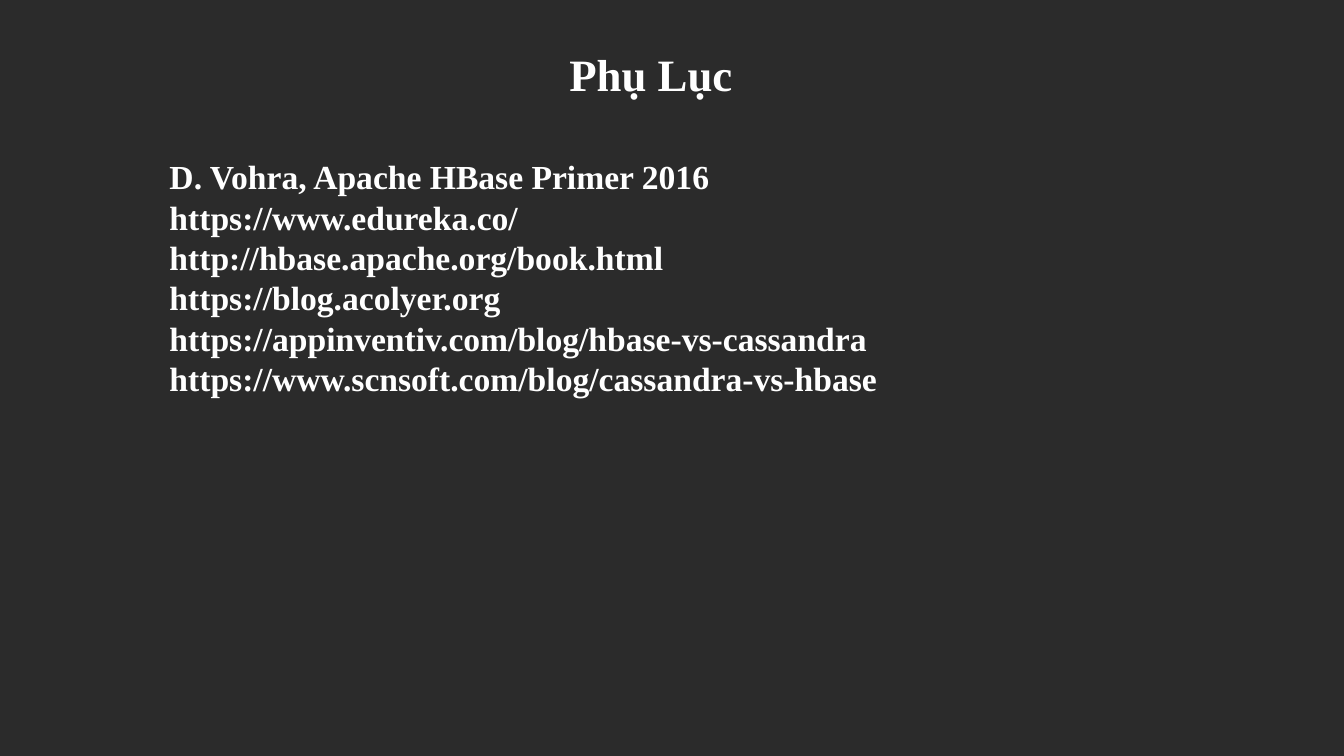
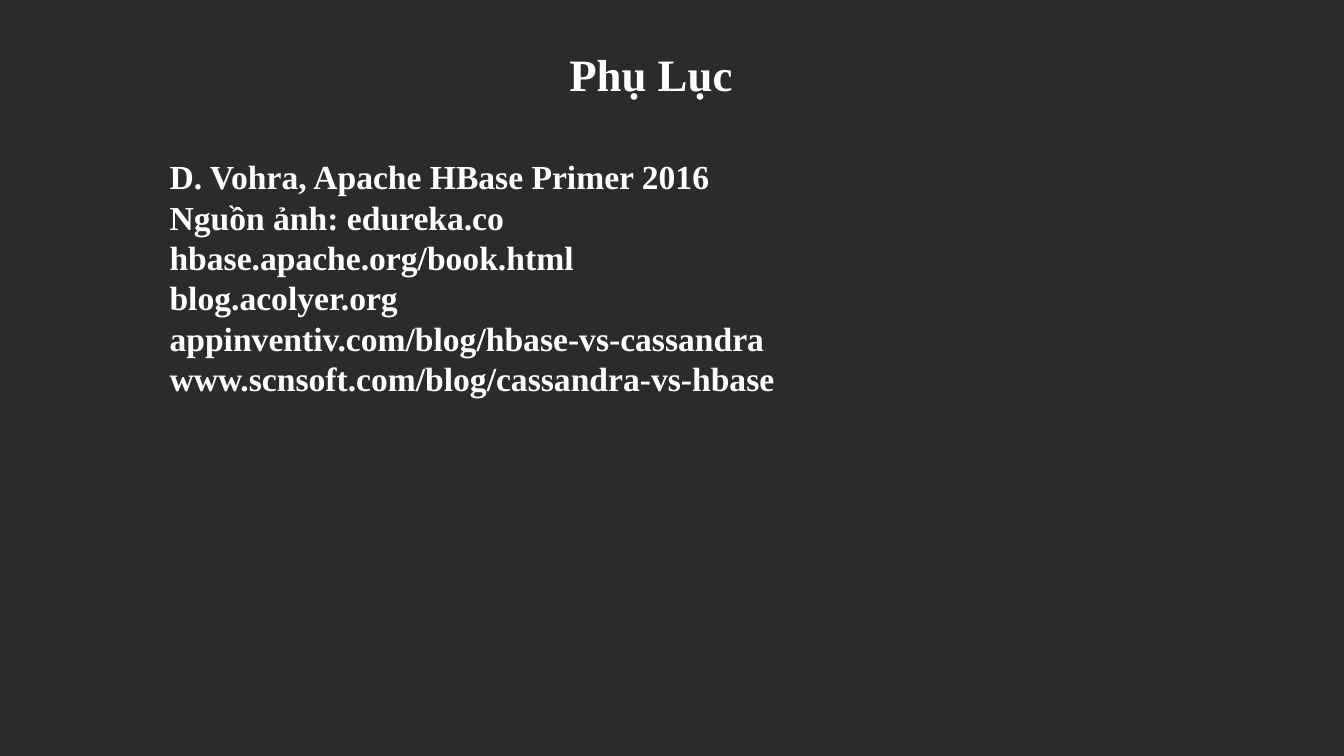
Before and after one commit to trandinhlam/document, a slide deck: slide 18 of CSDLNangCao/final/5. File Thuyet Trinh/N14_R_HBase_20210311.pptx. Drawn at 1344x756 pixels with LibreOffice and Linux fonts; fonts in the diff are those of the drawing; background and template pictures are left out; a plain dark background stands for a picture behind light text. Boxes give left, top, right and bottom in pixels: in the first picture for what was removed or moved away, otherwise in the second. Text is boxed around its words. In the diff, an @@ line names an element or a change of style, - is before the commit and + after.

```diff
--- a/CSDLNangCao/final/5. File Thuyet Trinh/N14_R_HBase_20210311.pptx
+++ b/CSDLNangCao/final/5. File Thuyet Trinh/N14_R_HBase_20210311.pptx
@@ text at [170,205,775,397]: text changed @@
-https://www.edureka.co/
-http://hbase.apache.org/book.html
-https://blog.acolyer.org
-https://appinventiv.com/blog/hbase-vs-cassandra
-https://www.scnsoft.com/blog/cassandra-vs-hbase
+Nguồn ảnh: edureka.co
+hbase.apache.org/book.html
+blog.acolyer.org
+appinventiv.com/blog/hbase-vs-cassandra
+www.scnsoft.com/blog/cassandra-vs-hbase
```
Also in this commit, not shown: 20 other slides changed, 1 slide added, 7 other files.
